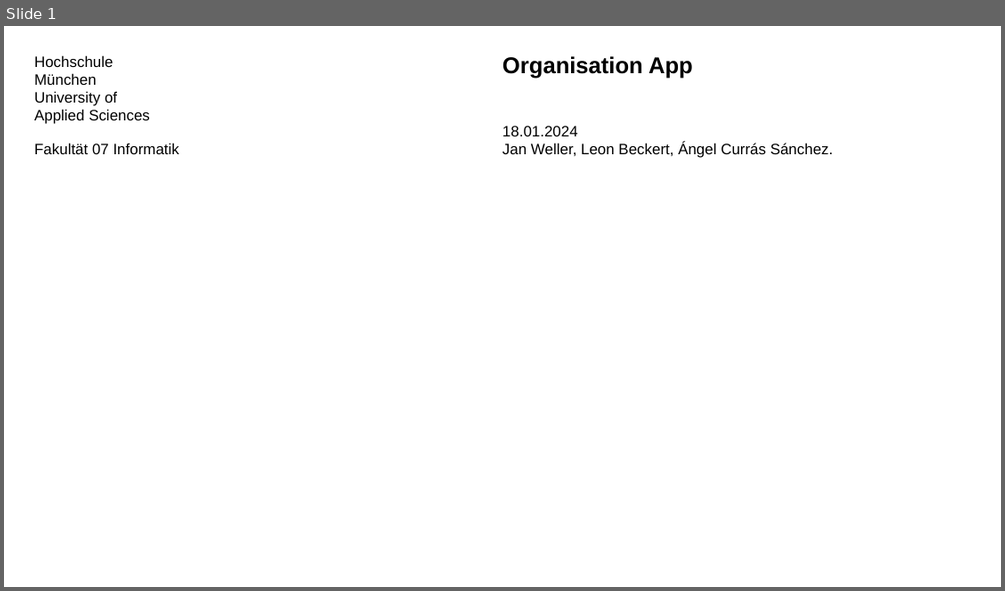
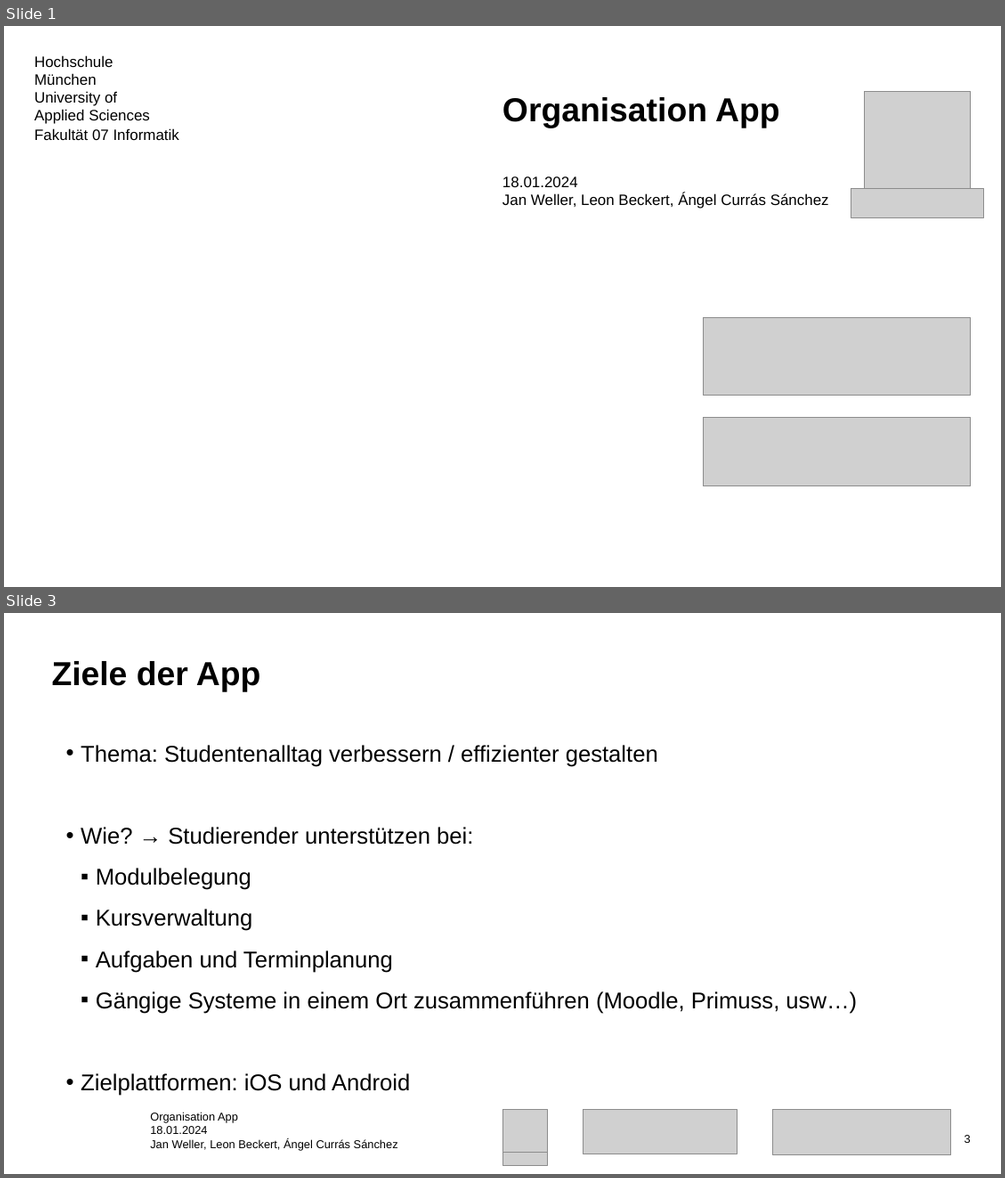
Before and after one commit to angel-curras/OrganisationApp-SE, a slide deck: docs/presentation/Presentation_OrganisationApp.pptx. Shown one above the other, each under a label of ours: slide 1 before the commit, slides 1 and 3 after it; the slides between them are not shown. The pictures are 1005x591 and 1005x1178 pixels, drawn with LibreOffice and Linux fonts; fonts in the diff are those of the drawing; grey boxes stand for pictures; background and template pictures are left out. Boxes give left, top, right and bottom in pixels: in the first picture for what was removed or moved away, otherwise in the second. Text is boxed around its words. In the diff, an @@ line names an element or a change of style, - is before the commit and + after.

```diff
--- a/docs/presentation/Presentation_OrganisationApp.pptx
+++ b/docs/presentation/Presentation_OrganisationApp.pptx
@@ slide 3 added at (x1=4, y1=613, x2=1001, y2=1174), background #FFFFFF @@
@@ title added at (x1=52, y1=661, x2=261, y2=691), 32 pt, text #000000, bold @@
+Ziele der App
@@ text added at (x1=81, y1=745, x2=857, y2=1095), 22 pt, text #000000 @@
+• Thema: Studentenalltag verbessern / effizienter gestalten
+• Wie? → Studierender unterstützen bei:
+  ▪ Modulbelegung
+  ▪ Kursverwaltung
+  ▪ Aufgaben und Terminplanung
+  ▪ Gängige Systeme in einem Ort zusammenführen (Moodle, Primuss, usw…)
+• Zielplattformen: iOS und Android
@@ text added at (x1=150, y1=1111, x2=398, y2=1151), 11 pt, text #000000 @@
+Organisation App
+18.01.2024
+Jan Weller, Leon Beckert, Ángel Currás Sánchez
@@ picture added at (x1=502, y1=1109, x2=548, y2=1153) @@
@@ picture added at (x1=583, y1=1109, x2=737, y2=1153) @@
@@ picture added at (x1=773, y1=1110, x2=951, y2=1155) @@
@@ page number added at (x1=964, y1=1135, x2=971, y2=1143), 11 pt, text #000000 @@
+3
@@ picture added at (x1=502, y1=1151, x2=548, y2=1165) @@
@@ slide 1 changed as well @@
@@ title at (x1=502, y1=97, x2=829, y2=208): text changed @@
-Organisation App
-18.01.2024
-Jan Weller, Leon Beckert, Ángel Currás Sánchez.
+Organisation App
+18.01.2024
+Jan Weller, Leon Beckert, Ángel Currás Sánchez
@@ picture added at (x1=864, y1=91, x2=971, y2=198) @@
@@ subtitle "Fakultät 07 Informatik" moved from (x1=34, y1=143, x2=179, y2=154) to (x1=34, y1=128, x2=179, y2=140) @@
@@ picture added at (x1=851, y1=188, x2=984, y2=217) @@
@@ picture added at (x1=704, y1=318, x2=971, y2=395) @@
@@ picture added at (x1=704, y1=417, x2=971, y2=486) @@
```
Also in this commit, not shown: 1 other slide changed, 12 other slides added, 1 other file.
